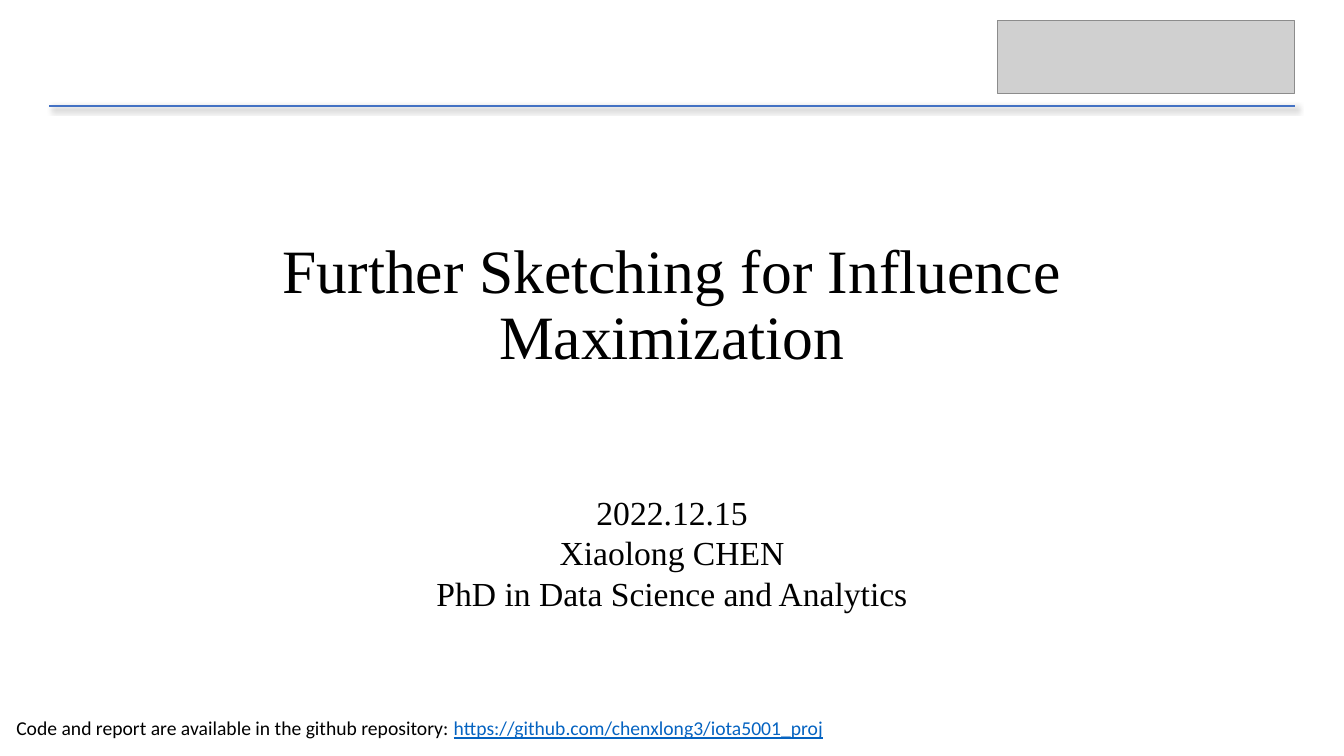
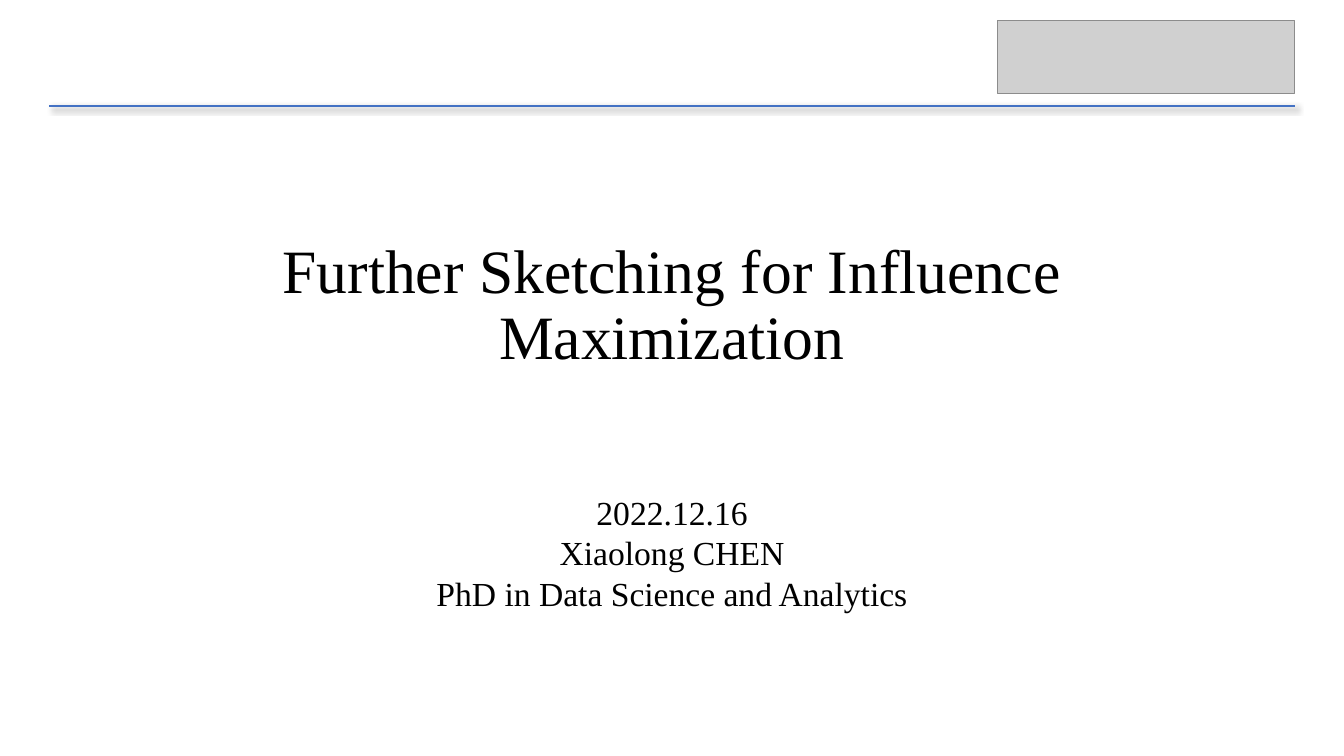
Before and after one commit to chenxlong3/DSAA5002_project, a slide deck: slide 1 of presentation/sketch_IM.pptx. Drawn at 1344x756 pixels with LibreOffice and Linux fonts; fonts in the diff are those of the drawing; grey boxes stand for pictures. Boxes give left, top, right and bottom in pixels: in the first picture for what was removed or moved away, otherwise in the second. Text is boxed around its words. In the diff, an @@ line names an element or a change of style, - is before the commit and + after.

```diff
--- a/presentation/sketch_IM.pptx
+++ b/presentation/sketch_IM.pptx
@@ text at [596,502,747,526]: text changed @@
-2022.12.15
+2022.12.16
@@ text removed at [16,721,823,739] @@
-Code and report are available in the github repository: https://github.com/chenxlong3/iota5001_proj
```
Also in this commit, not shown: 7 other slides changed, 1 slide added, 14 other files.
